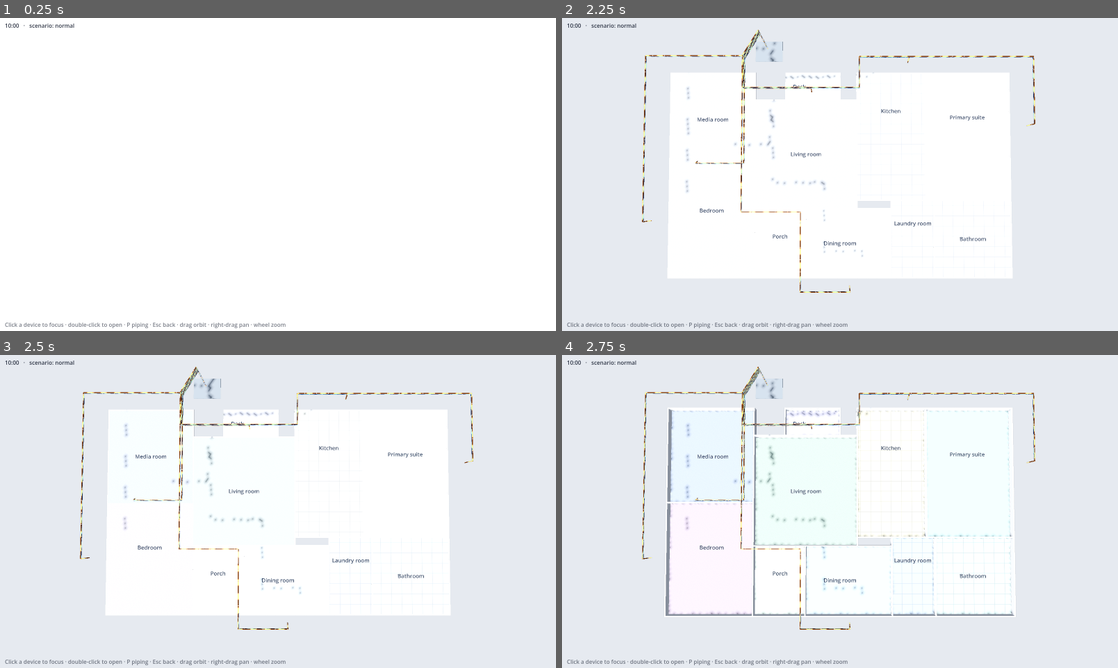
Above: before the commit, frames 1-4 (two rows, left to right).
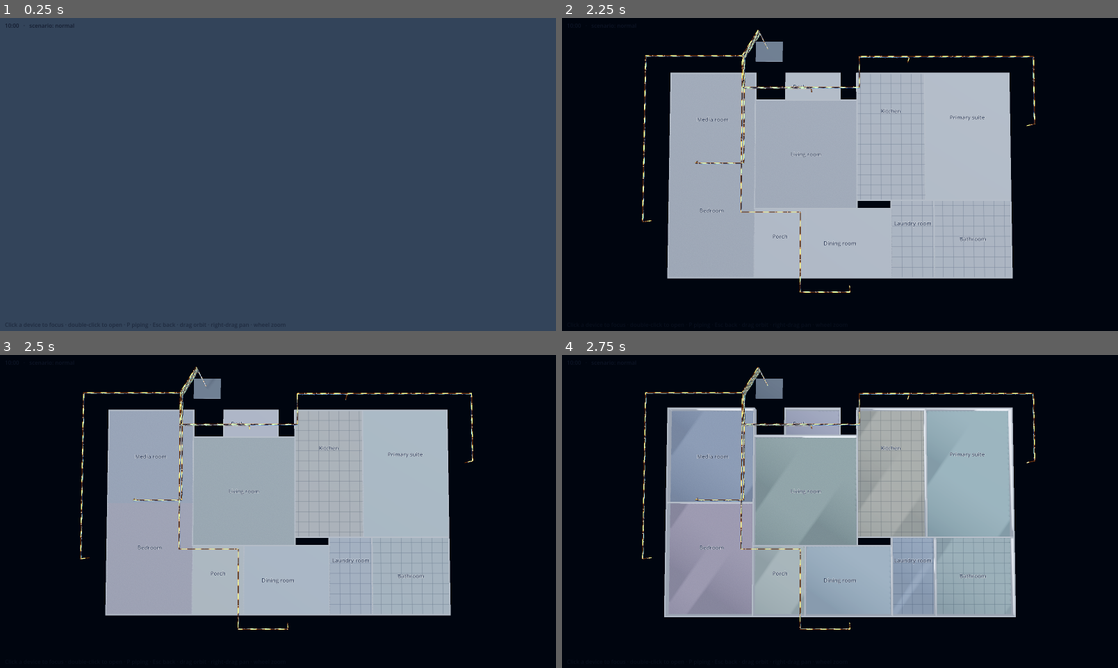
Above: after the commit, the same moments.

Repository: ShawonNSTU/AgenticDigitalTwinMapview
Game: Godot game, scene res://scenes/main.tscn
Two runs of this game, one before a commit and one after it. Both use one fixed random seed, a clock stepped at 60 frames per second and the inputs below.
Inputs (mouse positions are in pixels of both pictures, inside the frame that each line leads up to):
- Up to frame 1 (0.25 s): no input
- Up to frame 2 (2.25 s): tap A at 0.5, 1.25, 2 s; move the mouse to (962, 158) at 0.52 s; hold P (toggle_piping) 0.53-1.25 s; click (962, 158) at 0.67 s; drag from (728, 190) to (812, 237) at 1.27 s; move the mouse to (895, 105) at 2.02 s; hold P (toggle_piping) from 2.03 s (still down)
- Up to frame 3 (2.5 s): keep holding P (toggle_piping)
- Up to frame 4 (2.75 s): keep holding P (toggle_piping)

The runs differ from the first frame. In frame 1, 100% of the frame differs, in the area x 0-100%, y 0-100%; in frame 2, 99%; in frame 3, 99%; in frame 4, 98%.
Error before the commit: Invalid access to property or key 'visible' on a base object of type 'Nil'. (res://scripts/main.gd:355)
Error after the commit: Invalid access to property or key 'visible' on a base object of type 'Nil'. (res://scripts/main.gd:354)

Commit message:
Map: fixed evening look for the 3D view
With the clock controls gone the map stayed at 10:00 daylight and washed out. The 3D view now keeps
the 22:00 look: low sun, dark surroundings, room tints carried by ambient light, light labels, dark
veil behind an opened twin. The page around it stays light.

Co-Authored-By: Claude Opus 5.5 <noreply@anthropic.com>
Claude-Session: https://claude.ai/code/session_013CYtUBEXmhrCHS6tizt3He

Diff:
--- a/godot-renderer/scripts/detail_view.gd
+++ b/godot-renderer/scripts/detail_view.gd
@@ -1,6 +1,5 @@
 class_name DetailView
 extends Node3D
-
 ## The opened device as a digital twin, in place on the map.
 ##
 ## The device is shown at a readable size (TWIN metres across, same orientation as installed) inside an
@@ -9,12 +8,9 @@
 ## Internal flows (data/internal_flows.json) run between the parts. Their speed comes from the device's
 ## live readings, their colour from the medium, and a part in fault stops every flow touching it.
 
-
 signal part_selected(pos: Vector3, size: float)
 signal legend_changed(text: String)
 
-const INK := Color("0f172a")              # label colours for the light theme: dark text on a white outline
-const PAPER := Color(1, 1, 1, 0.9)
 const TWIN := 1.1          # metres across the largest side of the twin
 const SPREAD := 2.0        # exploded: part positions spread over SPREAD × TWIN on every axis
 const BODY_PORT := Vector3(-0.55, -0.35, -0.45)  # where '@body' flows enter/leave, in body fractions
@@ -111,8 +107,6 @@
 	label.font_size = 24
 	label.pixel_size = 0.0006 / scale_factor()  # labels sit in the scaled twin; keep one on-screen size for every device
 	label.outline_size = 8
-	label.modulate = INK
-	label.outline_modulate = PAPER
 	label.visible = false  # labels show once exploded, to avoid a pile-up inside the shell
 	twin.add_child(label)
 	label.position = local + Vector3(0, size.y * 0.5, 0)
@@ -286,8 +280,7 @@
 		l.font_size = 16
 		l.pixel_size = 0.0005
 		l.outline_size = 6
-		l.modulate = col.darkened(0.45)
-		l.outline_modulate = PAPER
+		l.modulate = col.lightened(0.5)
 		_flow_root.add_child(l)
 		l.global_position = at + Vector3(0, 0.07, 0)
 
@@ -347,8 +340,7 @@
 			tag.font_size = 20
 			tag.pixel_size = 0.0005
 			tag.outline_size = 6
-			tag.modulate = color.darkened(0.4)
-			tag.outline_modulate = PAPER
+			tag.modulate = color.lightened(0.45)
 			holder.add_child(tag)
 			tag.global_position = pts[pts.size() / 2] + Vector3(0, 0.05, 0)
 		_flows.append({"mats": mats, "from": f.from, "to": f.to, "color": color, "rate": rule, "beads": beads, "tag": tag, "tag_reading": tag_reading})
@@ -392,7 +384,7 @@
 			f.beads.set_speed(0, speed * 0.7)
 		if f.tag:
 			f.tag.text = _tag_text(f.tag_reading)
-			f.tag.modulate = col.darkened(0.4)
+			f.tag.modulate = col.lightened(0.45)
 
 
 func focus_part(key: String) -> void:
@@ -422,5 +414,5 @@
 		(e.node as TwinPart).apply(drive_params(e.drives, _readings), p.health, str(p.value))
 		var c := Store.color_for(p.health)
 		e.label.text = "%s\n%s" % [e.name, p.value]
-		e.label.modulate = c.darkened(0.3) if p.health != "ok" else INK
+		e.label.modulate = c.lightened(0.4) if p.health != "ok" else Color.WHITE
 	_refresh_flows()
--- a/godot-renderer/scripts/device_node.gd
+++ b/godot-renderer/scripts/device_node.gd
@@ -65,8 +65,6 @@
 	label.font_size = 24
 	label.pixel_size = 0.0006
 	label.outline_size = 10
-	label.modulate = Color("0f172a")
-	label.outline_modulate = Color(1, 1, 1, 0.9)
 	label.position.y = size.y / 2 + 0.22
 	add_child(label)
 
@@ -104,7 +102,7 @@
 	_health = h
 	var c := Store.color_for(h)
 	ring_mat.albedo_color = Color(c, 0.9 if h != "ok" else 0.45)
-	label.modulate = c.darkened(0.25) if h != "ok" else Color("0f172a")
+	label.modulate = c.lightened(0.3) if h != "ok" else Color.WHITE
 	label.text = data.id if h == "ok" else "%s  ●" % data.id
 	_update_label()
 
--- a/godot-renderer/scripts/floor_builder.gd
+++ b/godot-renderer/scripts/floor_builder.gd
@@ -16,7 +16,7 @@
 	for r in Store.rooms:
 		var poly := PlanGeo.room_poly(r)
 		var mat := StandardMaterial3D.new()
-		mat.albedo_color = Color(r.color).lerp(Color("d9dde3"), 0.3)  # keep the room's tint visible in daylight
+		mat.albedo_color = Color(r.color).lerp(Color("d9dde3"), 0.55)
 		mat.roughness = 0.9
 		mat.cull_mode = BaseMaterial3D.CULL_DISABLED
 		_finish(mat, str(r.name).to_lower())
@@ -58,8 +58,7 @@
 		pad.albedo_color = Color("9aa3ad")
 		_box(Vector3(Store.outdoor_pad.x, -0.02, Store.outdoor_pad.z), Vector3(1.6, 0.04, 1.2), pad)
 	var ground := StandardMaterial3D.new()
-	ground.albedo_color = Color("cfd6e0")  # soft grey around the building, the same at any light level
-	ground.shading_mode = BaseMaterial3D.SHADING_MODE_UNSHADED
+	ground.albedo_color = Color("1a2028")
 	var fr: Rect2 = Store.floor_rect()
 	_box(Vector3(fr.get_center().x, -SLAB - 0.03, fr.get_center().y), Vector3(fr.size.x + 60, 0.02, fr.size.y + 60), ground)
 	if Store.plan_texture:
@@ -200,7 +199,7 @@
 	var m: StandardMaterial3D = _walls[0].material_override
 	m.transparency = BaseMaterial3D.TRANSPARENCY_ALPHA if on else BaseMaterial3D.TRANSPARENCY_DISABLED
 	m.albedo_color.a = 0.07 if on else 1.0
-	# focus mode for an opened twin: labels step back and a light veil lies over the floor so the twin reads
+	# focus mode for an opened twin: labels step back and a dark veil lies over the floor so the twin reads
 	for c in get_children():
 		if c is Label3D:
 			c.visible = not on
@@ -212,7 +211,7 @@
 		var vm := StandardMaterial3D.new()
 		vm.shading_mode = BaseMaterial3D.SHADING_MODE_UNSHADED
 		vm.transparency = BaseMaterial3D.TRANSPARENCY_ALPHA
-		vm.albedo_color = Color(0.95, 0.96, 0.98, 0.0)
+		vm.albedo_color = Color(0.03, 0.05, 0.08, 0.0)
 		_veil.material_override = vm
 		_veil.position.y = 0.06
 		add_child(_veil)
@@ -220,7 +219,7 @@
 	if _veil_tw:
 		_veil_tw.kill()
 	_veil_tw = create_tween()
-	_veil_tw.tween_property(veil_mat, "albedo_color:a", 0.82 if on else 0.0, 0.5)
+	_veil_tw.tween_property(veil_mat, "albedo_color:a", 0.72 if on else 0.0, 0.5)
 
 
 ## Floor slab for any simple polygon: triangulated top face plus side faces.
--- a/godot-renderer/scripts/main.gd
+++ b/godot-renderer/scripts/main.gd
@@ -1,7 +1,9 @@
 extends Node3D
 ## Builds the scene from data and wires Bus signals to the floor, devices, piping, detail view and camera.
 
-const SUN := 0.7  # daylight strength: enough for shading without washing light floors out to white
+# Fixed evening light (the look at 22:00): low sun, ambient light carries the room colours.
+const SUN := 0.15
+const SUN_TILT := -0.05
 var rig: CameraRig
 var floor_builder: FloorBuilder
 var piping: Piping
@@ -207,14 +209,13 @@
 func _environment() -> void:
 	var env := Environment.new()
 	env.background_mode = Environment.BG_COLOR
-	env.background_color = Color("dfe5ed")  # light theme, close to the page's stage
+	env.background_color = Color("0b0e12")
 	env.ambient_light_source = Environment.AMBIENT_SOURCE_COLOR
 	env.ambient_light_color = Color("aab4c3")
-	env.ambient_light_energy = 0.4
+	env.ambient_light_energy = 0.55
 	env.tonemap_mode = Environment.TONE_MAPPER_FILMIC
 	env.glow_enabled = true
-	env.glow_intensity = 0.3
-	env.glow_hdr_threshold = 1.4  # bloom only the bright flow beads, not the light floor
+	env.glow_intensity = 0.6
 	env.ssao_enabled = true  # Forward+ only; ignored by the web (Compatibility) renderer
 	var we := WorldEnvironment.new()
 	we.environment = env
@@ -222,6 +223,7 @@
 	sun = DirectionalLight3D.new()
 	sun.shadow_enabled = true
 	sun.light_energy = SUN
+	sun.rotation = Vector3(SUN_TILT, deg_to_rad(-35.0), 0)
 	add_child(sun)
 
 
@@ -250,11 +252,8 @@
 		layer.add_child(help)
 
 
-## 4D: the sun follows the simulated clock (06:00 east, 14:00 high, 22:00 below the horizon).
+## The clock no longer moves the sun: the map keeps one fixed evening light (see SUN).
 func _on_time(t: float) -> void:
-	var day := clampf((t - 6.0) / 14.0, 0.0, 1.0)
-	sun.rotation = Vector3(-lerpf(0.15, PI - 0.15, day) if t < 20.0 else -0.05, deg_to_rad(-35.0), 0)
-	sun.light_energy = SUN if t < 19.0 else lerpf(SUN, 0.15, clampf((t - 19.0) / 2.0, 0.0, 1.0))
 	hud.text = "%02d:%02d   ·   scenario: %s" % [int(t), int((t - floorf(t)) * 60.0), Store.scenario]
 
 
